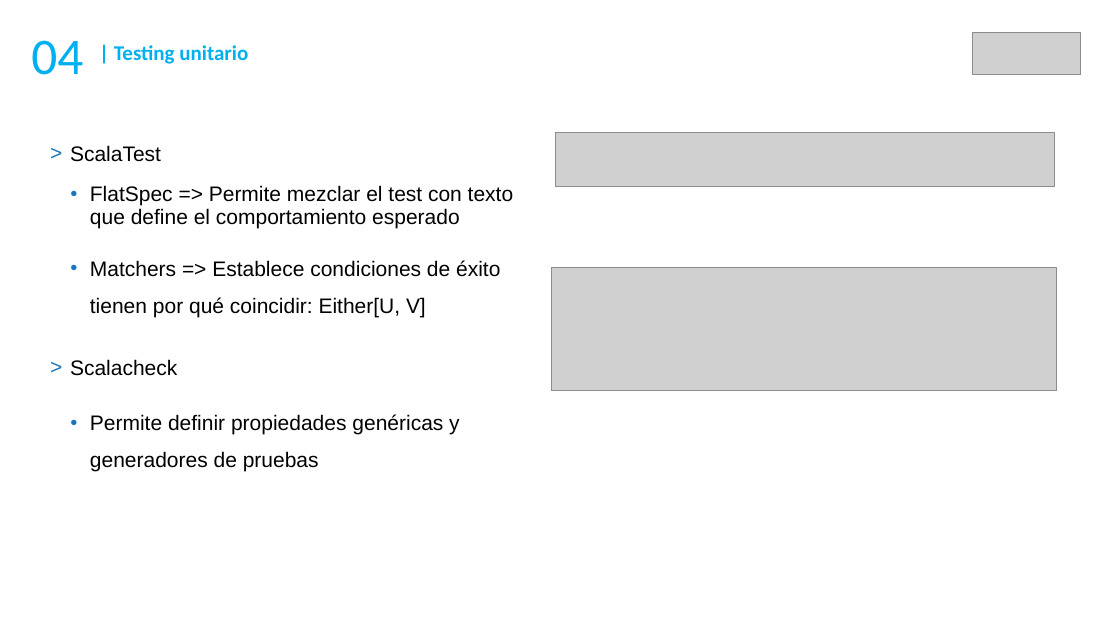
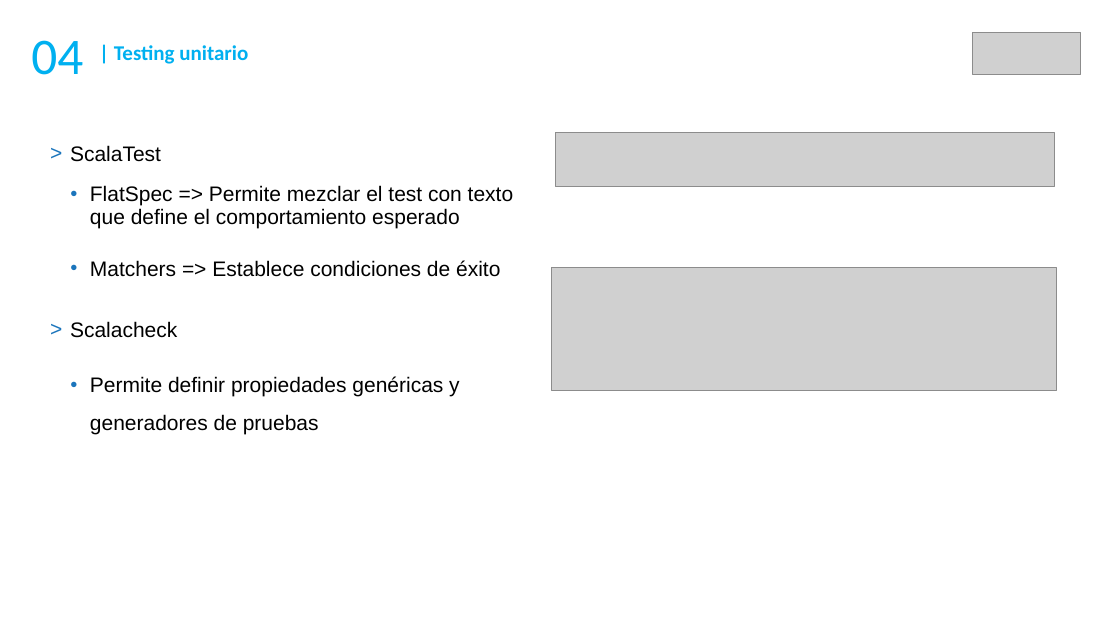
Before and after one commit to DaniGCaff/cursoScalaMay18, a slide deck: slide 13 of guiones/dia2.odp. Drawn at 1120x630 pixels with LibreOffice and Linux fonts; fonts in the diff are those of the drawing; grey boxes stand for pictures. Boxes give left, top, right and bottom in pixels: in the first picture for what was removed or moved away, otherwise in the second. Text is boxed around its words. In the diff, an @@ line names an element or a change of style, - is before the commit and + after.

```diff
--- a/guiones/dia2.odp
+++ b/guiones/dia2.odp
@@ text at bbox=[90, 260, 500, 277]: text changed @@
-  ● Matchers => Establece condiciones de éxito tienen por qué coincidir: Either[U, V]
+  ● Matchers => Establece condiciones de éxito
```
Also in this commit, not shown: 5 other files.
